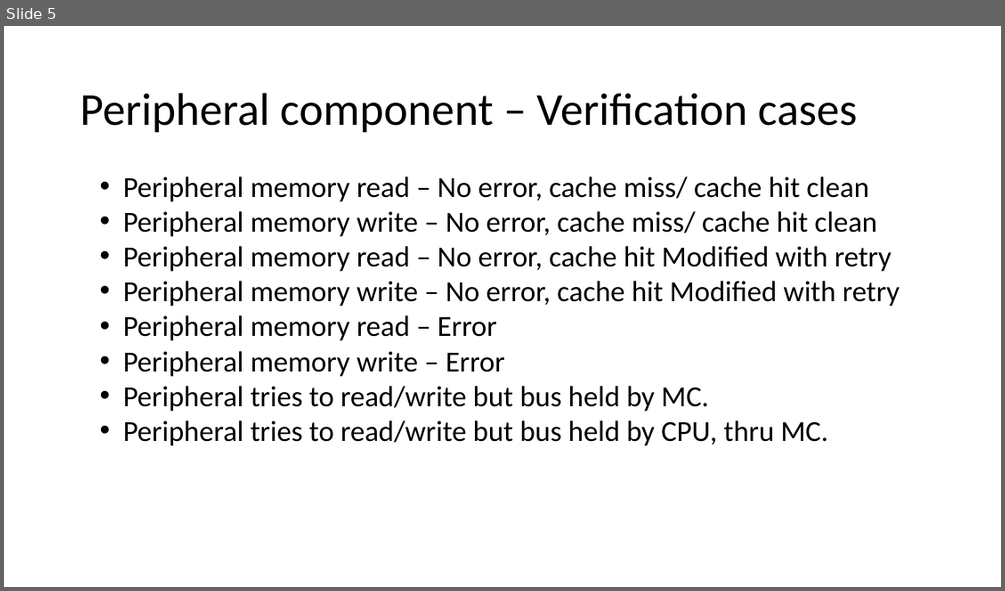
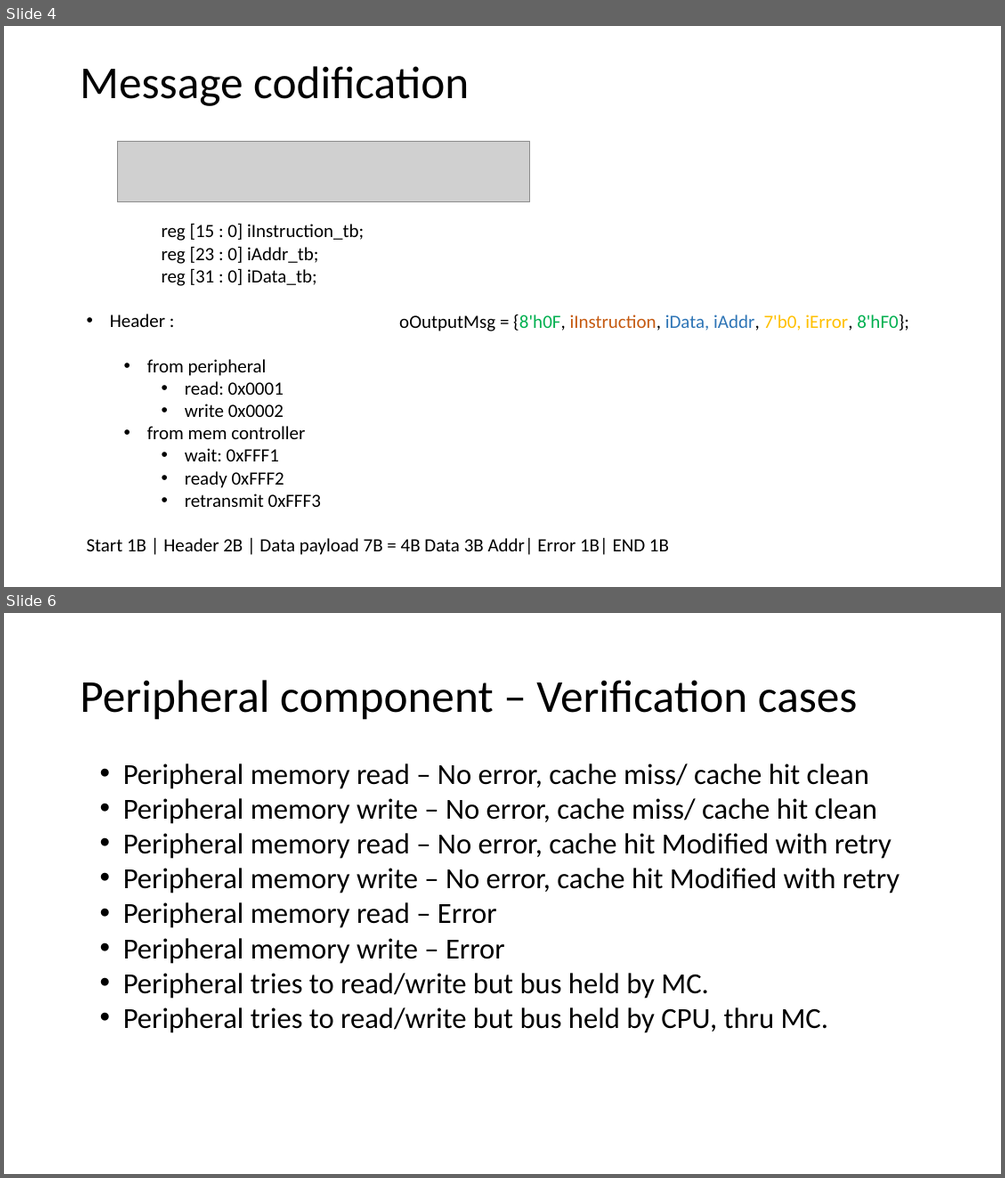
Before and after one commit to md710644/finalarquicompu, a slide deck: Diseno_final_arq.pptx. Shown one above the other, each under a label of ours: slide 5 before the commit, slides 4 and 6 after it; the slides between them are not shown. The pictures are 1005x591 and 1005x1178 pixels, drawn with LibreOffice and Linux fonts; fonts in the diff are those of the drawing; grey boxes stand for pictures. Boxes give left, top, right and bottom in pixels: in the first picture for what was removed or moved away, otherwise in the second. Text is boxed around its words. In the diff, an @@ line names an element or a change of style, - is before the commit and + after.

```diff
--- a/Diseno_final_arq.pptx
+++ b/Diseno_final_arq.pptx
@@ slide 4 added at bbox=[4, 26, 1001, 587], background #FFFFFF @@
@@ text added at bbox=[80, 66, 469, 106], 44 pt, text #000000 @@
+Message codification
@@ picture added at bbox=[117, 141, 530, 202] @@
@@ text added at bbox=[87, 223, 669, 555], 18 pt, text #000000 @@
+reg [15 : 0] iInstruction_tb;
+reg [23 : 0] iAddr_tb;
+reg [31 : 0] iData_tb;
+• Header :
+  • from peripheral
+    • read: 0x0001
+    • write 0x0002
+  • from mem controller
+    • wait: 0xFFF1
+    • ready 0xFFF2
+    • retransmit 0xFFF3
+Start 1B | Header 2B | Data payload 7B = 4B Data 3B Addr| Error 1B| END 1B
@@ text added at bbox=[399, 314, 909, 331], 18 pt, text #000000 @@
+oOutputMsg = {8'h0F, iInstruction, iData, iAddr, 7'b0, iError, 8'hF0};
@@ what was slide 5 is now slide 6 @@
```
Also in this commit, not shown: 2 slides changed, 2 other slides added.
